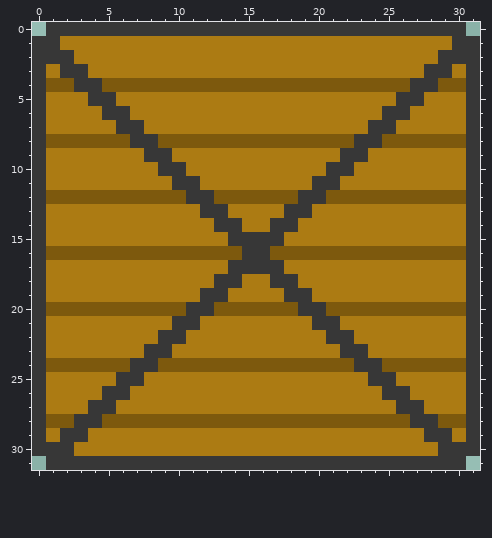
File history of a pixel-art sprite, img/pushblock.png. This is how it looked before the edit.
The file is 32x32 pixels.
New version:
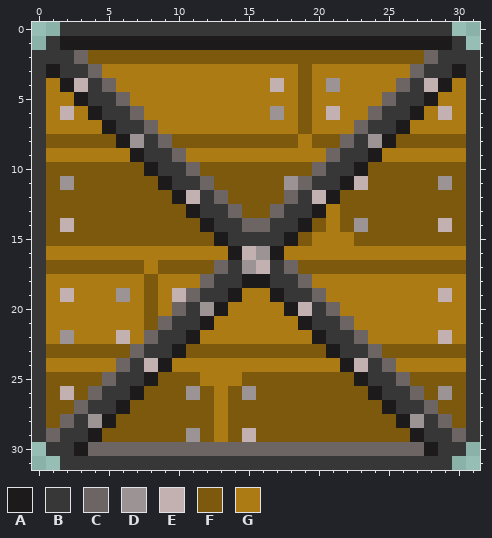
Palette (. is transparent): A #1c1a1a  B #373737  C #6d6464  D #9c9494  E #c3b0b0  F #7d590d  G #ac7b13
From old to new:
Changed rows in their new state; - is an unchanged pixel.
first column x 0:
 0 -.----------------------------.-
 1 .-AAAAAAAAAAAAAAAAAAAAAAAAAAAA-.
 2 ---CFFFFFFFFFFFFFFFFFFFFFFFFC---
 3 -A--C--------------F-------C--A-
 4 -GAE-CGGGGGGGGGGGEG-GDGGGGC-EAG-
 5 ---A--C------------F-----C--A---
 6 --E-A--C---------D-F-E--C--A-E--
 7 -----A--C----------F---C--A-----
 8 ------AD-C---------G--C-DA------
 9 -------A--C----------C--A-------
10 -FFFFFFFA--CFFFFFFFFC--AFFFFFFF-
11 -FDFFFFFFA--CFFFFFDC--AEFFFFFDF-
12 ----------AE-C----C-EA----------
13 -FFFFFFFFFFA--CFFC--A-FFFFFFFFF-
14 -FEFFFFFFFFFA--CC--AF-FDFFFFFEF-
15 -FFFFFFFFFFFFA----AF---FFFFFFFF-
16 -GGGGGGGGGGGGGAEDAGGGGGGGGGGGGG-
17 -FFFFFFF-FFFFC-DE-CFFFFFFFFFFFF-
18 --------F---C--AA--C------------
19 --E---D-F-EC--A--A--C--------E--
20 -GGGGGGG-GC-DAGGGGAE-CGGGGGGGGG-
21 --------FC--A------A--C---------
22 --D---E-C--A--------A--C-----E--
23 -FFFFFFC--AFFFFFFFFFFA--CFFFFFF-
24 -GGGGGC-EAGGGGGGGGGGGGAE-CGGGGG-
25 -FFFFC--AFFF---FFFFFFFFA--CFFFF-
26 -FEFC--AFFFDF-FDFFFFFFFFA--CFDF-
27 -FFC--AFFFFFF-FFFFFFFFFFFA--CFF-
28 --C-DA-------G------------AD-C--
29 -C--AFFFFFFDF-FEFFFFFFFFFFFA--C-
30 .--ACCCCCCCCCCCCCCCCCCCCCCCCA--.
31 -.----------------------------.-
